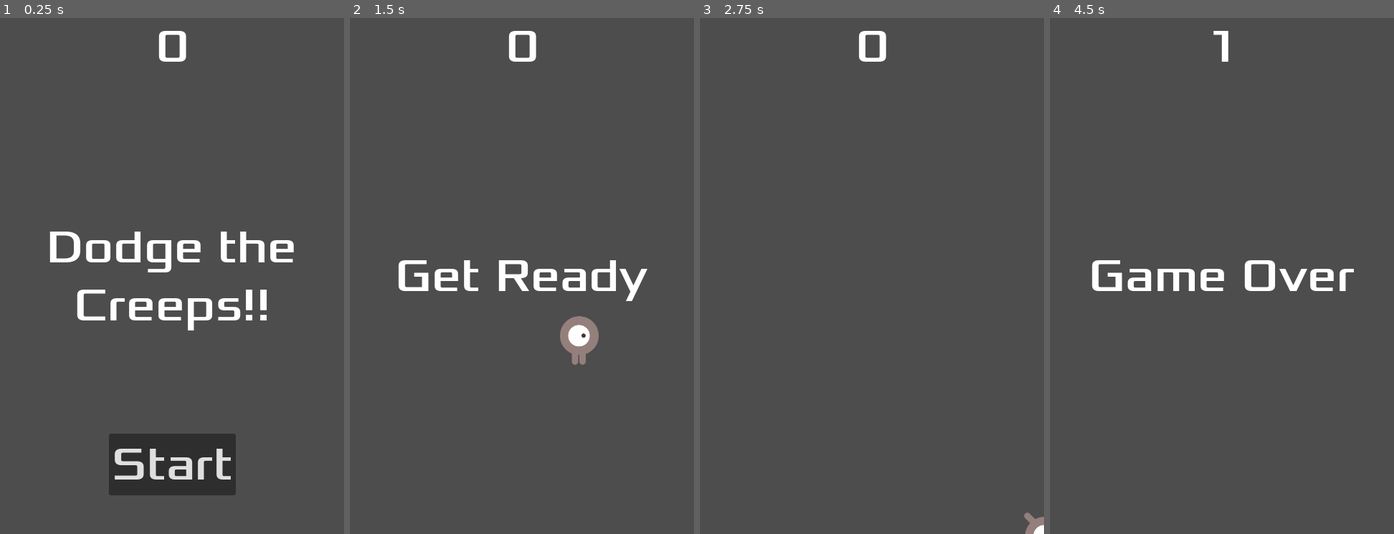
Above: before the commit, frames 1-4 (left to right).
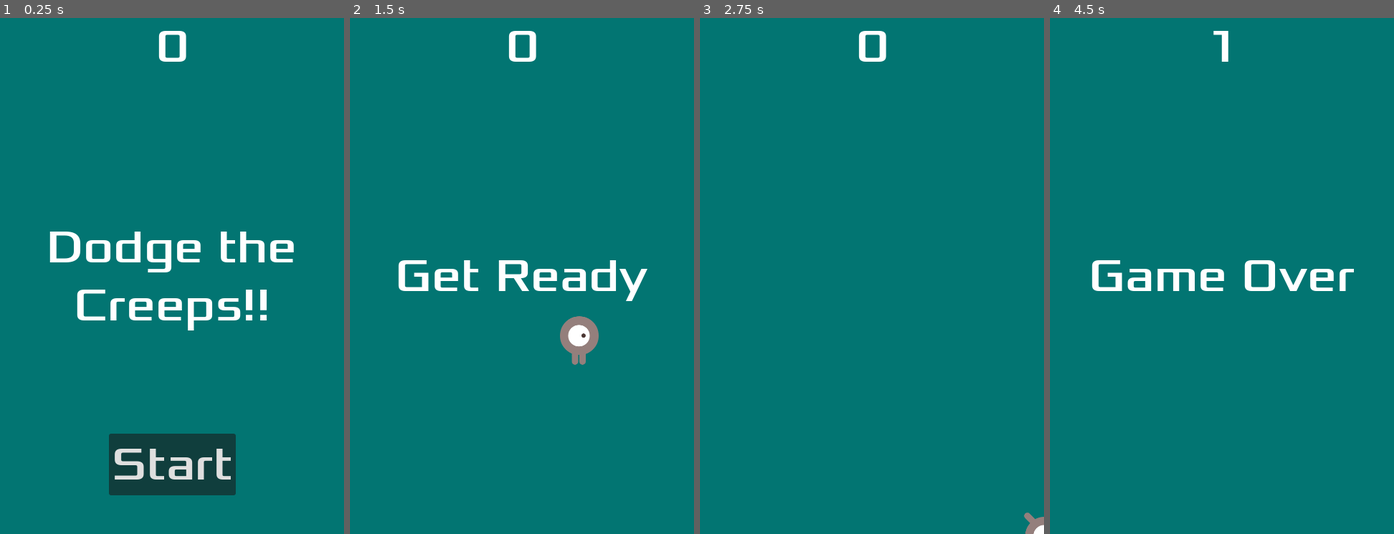
Above: after the commit, the same moments.

Repository: nieldakarla/creeps2d
Game: Godot game, scene res://Main.tscn
The game is run twice, just before and just after one commit, with the same random seed, the same clock (stepped at 60 frames per second) and the same inputs.
Inputs:
- Up to frame 1 (0.25 s): no input
- Up to frame 2 (1.5 s): click "Start" at 0.5 s; tap Enter at 1.25 s; hold Right (move_right) from 1.28 s (still down)
- Up to frame 3 (2.75 s): release Right (move_right) at 2.03 s; hold Down (move_down) from 2.03 s (still down)
- Up to frame 4 (4.5 s): release Down (move_down) at 2.78 s; hold Right (move_right) 2.78-3.53 s; hold Up (move_up) 3.53-4.28 s; hold Left (move_left) from 4.28 s (still down)

The runs differ from the first frame. In frame 1, 96% of the frame differs, in the area x 0-100%, y 0-100%; in frame 2, 97%; in frame 3, 100%; in frame 4, 98%.

Commit message:
Wrapped up

Diff:
--- a/HUD.tscn
+++ b/HUD.tscn
@@ -1,7 +1,13 @@
-[gd_scene load_steps=3 format=3 uid="uid://ciswu2lttcxr7"]
+[gd_scene load_steps=5 format=3 uid="uid://ciswu2lttcxr7"]
 
 [ext_resource type="Script" path="res://HUD.gd" id="1_rdgpt"]
 [ext_resource type="FontFile" uid="uid://bu3scqv68m0t5" path="res://fonts/Xolonium-Regular.ttf" id="1_x5akn"]
+
+[sub_resource type="InputEventAction" id="InputEventAction_e2hl8"]
+action = &"start_game"
+
+[sub_resource type="Shortcut" id="Shortcut_5o466"]
+events = [SubResource("InputEventAction_e2hl8")]
 
 [node name="HUD" type="CanvasLayer"]
 script = ExtResource("1_rdgpt")
@@ -55,6 +61,7 @@
 grow_vertical = 0
 theme_override_fonts/font = ExtResource("1_x5akn")
 theme_override_font_sizes/font_size = 64
+shortcut = SubResource("Shortcut_5o466")
 text = "Start"
 
 [node name="MessageTimer" type="Timer" parent="."]
--- a/Main.gd
+++ b/Main.gd
@@ -17,6 +17,8 @@
 	$ScoreTimer.stop()
 	$MobTimer.stop()
 	$HUD.show_game_over()
+	$Music.stop()
+	$DeathSound.play()
 
 func new_game():
 	score = 0
@@ -25,6 +27,7 @@
 	$HUD.update_score(score)
 	$HUD.show_message("Get Ready")
 	get_tree().call_group("mobs", "queue_free")
+	$Music.play()
 
 
 func _on_start_timer_timeout():
--- a/Main.tscn
+++ b/Main.tscn
@@ -1,9 +1,11 @@
-[gd_scene load_steps=6 format=3 uid="uid://0vpal4di1bn7"]
+[gd_scene load_steps=8 format=3 uid="uid://0vpal4di1bn7"]
 
 [ext_resource type="PackedScene" uid="uid://cbi87w77nkxxw" path="res://Player.tscn" id="1_ags4m"]
 [ext_resource type="Script" path="res://Main.gd" id="1_pj8o0"]
 [ext_resource type="PackedScene" uid="uid://br6al6b3ggag1" path="res://Mob.tscn" id="2_yp0wt"]
 [ext_resource type="PackedScene" uid="uid://ciswu2lttcxr7" path="res://HUD.tscn" id="4_1ux1u"]
+[ext_resource type="AudioStream" uid="uid://ogb8aennsesu" path="res://art/House In a Forest Loop.ogg" id="5_55u33"]
+[ext_resource type="AudioStream" uid="uid://cg107vk52p06y" path="res://art/gameover.wav" id="6_ji8gs"]
 
 [sub_resource type="Curve2D" id="Curve2D_khrwe"]
 _data = {
@@ -14,6 +16,14 @@
 [node name="Main" type="Node"]
 script = ExtResource("1_pj8o0")
 mob_scene = ExtResource("2_yp0wt")
+
+[node name="ColorRect" type="ColorRect" parent="."]
+anchors_preset = 15
+anchor_right = 1.0
+anchor_bottom = 1.0
+grow_horizontal = 2
+grow_vertical = 2
+color = Color(0.00784314, 0.458824, 0.447059, 1)
 
 [node name="Player" parent="." instance=ExtResource("1_ags4m")]
 
@@ -37,6 +47,12 @@
 
 [node name="HUD" parent="." instance=ExtResource("4_1ux1u")]
 
+[node name="Music" type="AudioStreamPlayer2D" parent="."]
+stream = ExtResource("5_55u33")
+
+[node name="DeathSound" type="AudioStreamPlayer2D" parent="."]
+stream = ExtResource("6_ji8gs")
+
 [connection signal="hit" from="Player" to="." method="game_over"]
 [connection signal="timeout" from="MobTimer" to="." method="_on_mob_timer_timeout"]
 [connection signal="timeout" from="ScoreTimer" to="." method="_on_score_timer_timeout"]
--- a/project.godot
+++ b/project.godot
@@ -43,3 +43,8 @@
 "events": [Object(InputEventKey,"resource_local_to_scene":false,"resource_name":"","device":-1,"window_id":0,"alt_press …(182 unchanged characters)…
 ]
 }
+start_game={
+"deadzone": 0.5,
+"events": [Object(InputEventKey,"resource_local_to_scene":false,"resource_name":"","device":-1,"window_id":0,"alt_pressed":false,"shift_pressed":false,"ctrl_pressed":false,"meta_pressed":false,"pressed":false,"keycode":0,"physical_keycode":4194309,"key_label":0,"unicode":0,"echo":false,"script":null)
+]
+}
